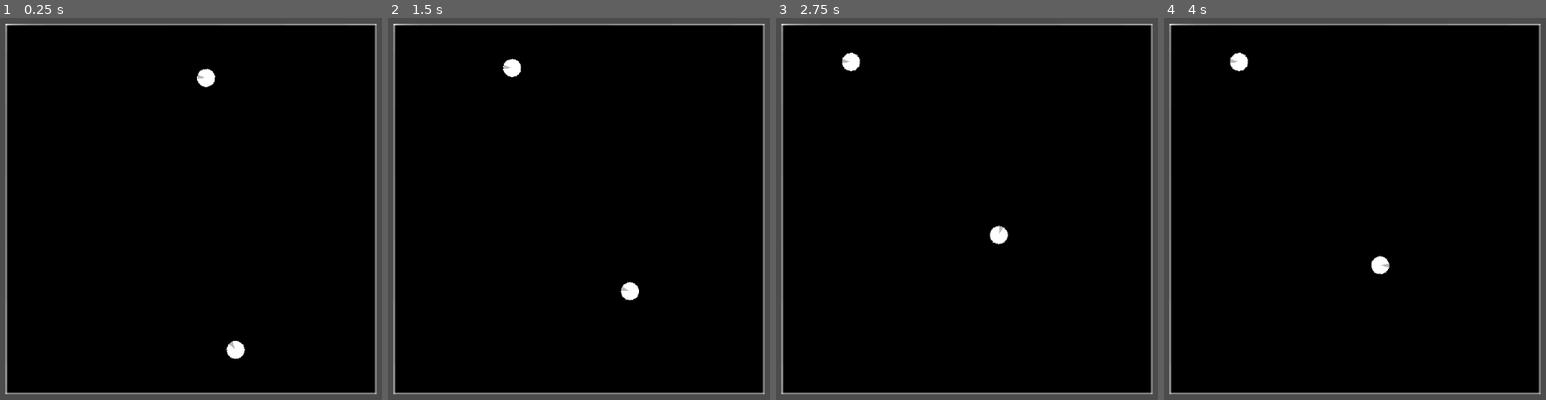
Above: before the commit, frames 1-4 (left to right).
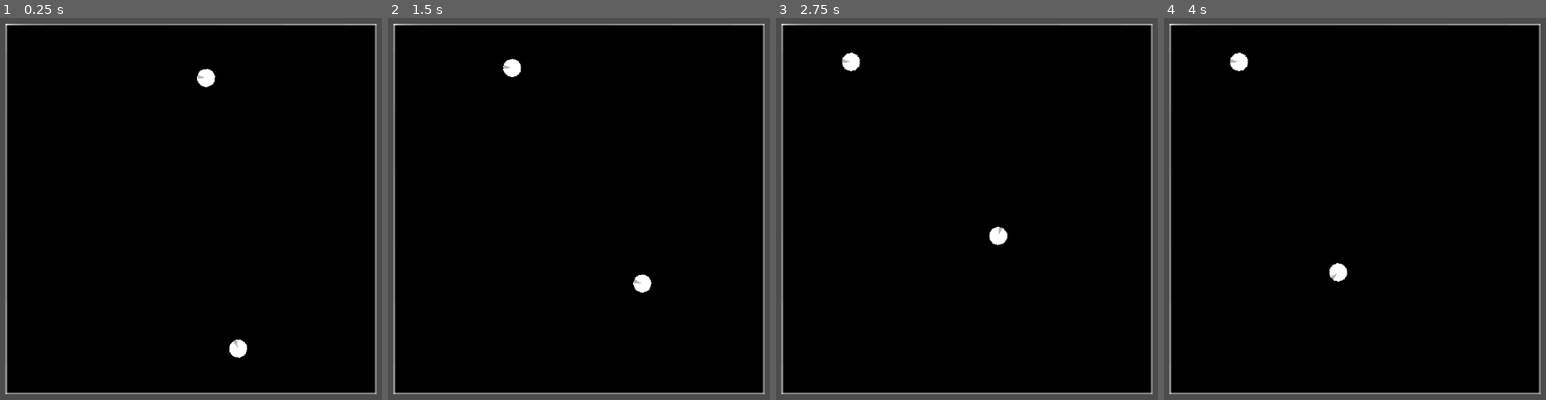
Above: after the commit, the same moments.

Repository: sisipun/CybersportManager
Game: Godot game, scene res://script/ui.tscn
The game is run twice, just before and just after one commit, with the same random seed, the same clock (stepped at 60 frames per second) and the same inputs.
Inputs (mouse positions are in pixels of both pictures, inside the frame that each line leads up to):
- Up to frame 1 (0.25 s): no input
- Up to frame 2 (1.5 s): move the mouse to (727, 189) at 0.52 s; click (727, 189) at 0.67 s; move the mouse to (445, 228) at 1.27 s; click (445, 228) at 1.42 s
- Up to frame 3 (2.75 s): move the mouse to (1035, 121) at 2.02 s; click (1035, 121) at 2.17 s
- Up to frame 4 (4 s): move the mouse to (1320, 289) at 2.77 s; click (1320, 289) at 2.92 s; move the mouse to (outside the picture) at 3.52 s; click (outside the picture) at 3.67 s

The runs differ from the first frame. In frame 1, 0.1% of the frame differs, in the area x 59-65%, y 84-90%; in frame 2, 0.3%; in frame 3, less than 0.1%; in frame 4, 0.4%, in the area x 43-60%, y 62-70%.

Commit message:
Player rotation to enemy

Diff:
--- a/game/script/base/match/player/base_player.gd
+++ b/game/script/base/match/player/base_player.gd
@@ -4,6 +4,9 @@
 
 export (NodePath) onready var navigation_agent = get_node(navigation_agent) as NavigationAgent2D
 export (NodePath) onready var vision = get_node(vision) as RayCast2D
+
+export (float) var max_speed: float = 100.0
+export (float) var max_rotation_speed: float = PI
 
 var team: int = -1
 var player_number: int = -1
@@ -19,20 +22,28 @@
 
 
 func _physics_process(_delta: float) -> void:
-	if (team == 0):
-		navigation_agent.set_target_location(get_global_mouse_position())
 	if navigation_agent.is_navigation_finished():
 		return
 
 	var direction: Vector2 = global_position.direction_to(navigation_agent.get_next_location())
-	var _velocity = navigation_agent.max_speed * direction
+	var _velocity = max_speed * direction
 	navigation_agent.set_velocity(_velocity)
 	_velocity = move_and_slide(_velocity)
 	rotation = _velocity.angle()
 
 
-func move_to(position: Vector2) -> void:
-	navigation_agent.set_target_location(position)
+func move_to(target: Vector2) -> void:
+	navigation_agent.set_target_location(target)
+
+
+func rotate_to(delta: float, target: Vector2) -> void:
+	var angle_delta: float = delta * max_rotation_speed
+	var angle: float = (target - position).angle()
+	rotation = clamp(lerp_angle(rotation, angle, 1), rotation - angle_delta, rotation + angle_delta)
+
+
+func stop() -> void:
+	navigation_agent.set_target_location(global_position)
 
 
 # Can't use BasePlayer type because of circylar dependency
--- a/game/script/base/match/player/base_player_vision.gd
+++ b/game/script/base/match/player/base_player_vision.gd
@@ -5,13 +5,13 @@
 signal player_detected(player)
 
 
-export (float) var cone_of_vision: float = 100.0
+export (float) var cone_of_vision_degrees: float = 100.0
 export (int) var rays_count: int = 10
 
 
 func _physics_process(_delta: float) -> void:
 	var cast_to_vector: Vector2 = Vector2(cast_to.x, cast_to.y)
-	var cone_of_vision_step: float = cone_of_vision / (rays_count - 1.0)
+	var cone_of_vision_step: float = cone_of_vision_degrees / (rays_count - 1.0)
 	var align_index: float = (rays_count - 1.0) / 2.0
 
 	for i in range(rays_count):
--- a/game/script/tactical_fps/match/map/instance/tactical_fps_map_simple.tscn
+++ b/game/script/tactical_fps/match/map/instance/tactical_fps_map_simple.tscn
@@ -28,5 +28,7 @@
 scale = Vector2( 2, 2 )
 
 [node name="ZoneB" parent="." index="6" instance=ExtResource( 2 )]
-position = Vector2( 185, -206 )
+position = Vector2( -122, -223 )
 scale = Vector2( 2, 2 )
+
+[connection signal="input_event" from="." to="." method="_on_input_event"]
--- a/game/script/tactical_fps/match/map/tactical_fps_map.gd
+++ b/game/script/tactical_fps/match/map/tactical_fps_map.gd
@@ -24,3 +24,8 @@
 	var x: int = int(sqrt(radius * radius - y * y)) * ((randi() % 2 ) * 2 - 1)
 	var player_offset: Vector2 = Vector2(x, y)
 	return starting_position.position + player_offset
+
+
+func _on_input_event(viewport: Node, event: InputEvent, shape_idx: int) -> void:
+	if event is InputEventMouseButton and event.is_pressed():
+		players[0][0].move_to(event.position)
--- a/game/script/tactical_fps/match/player/tactical_fps_player.gd
+++ b/game/script/tactical_fps/match/player/tactical_fps_player.gd
@@ -2,6 +2,14 @@
 extends BasePlayer
 
 
-func _on_enemy_detected(enemy: KinematicBody2D) -> void:
-	look_at(enemy.global_position)
-	print('Enemy Detected')
+var enemy: BasePlayer = null
+
+
+func _on_enemy_detected(_enemy: KinematicBody2D) -> void:
+	stop()
+	enemy = _enemy
+
+
+func _physics_process(delta: float) -> void:
+	if enemy:
+		.rotate_to(delta, enemy.position)
--- a/game/script/tactical_fps/match/player/tactical_fps_player_controller.gd
+++ b/game/script/tactical_fps/match/player/tactical_fps_player_controller.gd
@@ -8,7 +8,7 @@
 func process(map: BaseMap) -> void:
 	var tactical_fps_map: TacticalFpsMap = map as TacticalFpsMap
 	if not target_plant_zone:
-		target_plant_zone = tactical_fps_map.plant_zones[0]
+		target_plant_zone = tactical_fps_map.plant_zones[randi() % len(tactical_fps_map.plant_zones)]
 		var players: Array = map.players[team]
 		for player in players:
 			var tactical_fps_player: TacticalFpsPlayer = player as TacticalFpsPlayer
--- a/game/script/ui.tscn
+++ b/game/script/ui.tscn
@@ -1,9 +1,7 @@
-[gd_scene load_steps=5 format=2]
+[gd_scene load_steps=3 format=2]
 
 [ext_resource path="res://script/ui.gd" type="Script" id=1]
 [ext_resource path="res://script/tactical_fps/match/tactical_fps_match.tscn" type="PackedScene" id=2]
-[ext_resource path="res://script/tactical_fps/match/player/tactical_fps_player.tscn" type="PackedScene" id=3]
-[ext_resource path="res://script/tactical_fps/match/player/tactical_fps_player_controller.tscn" type="PackedScene" id=4]
 
 [node name="UI" type="Control"]
 anchor_right = 1.0
@@ -19,8 +17,5 @@
 mouse_filter = 2
 
 [node name="Match" parent="MapZone" instance=ExtResource( 2 )]
-map = NodePath("Map")
-player_controller_scene = ExtResource( 4 )
-player_scene = ExtResource( 3 )
 
 [editable path="MapZone/Match"]
